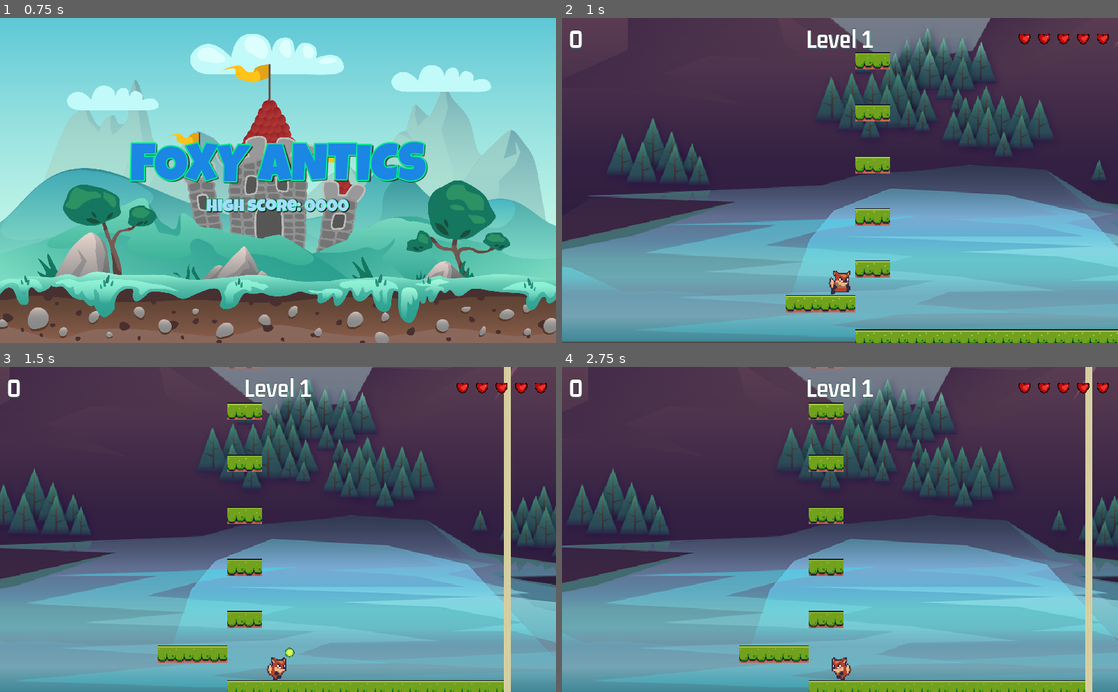
Above: before the commit, frames 1-4 (two rows, left to right).
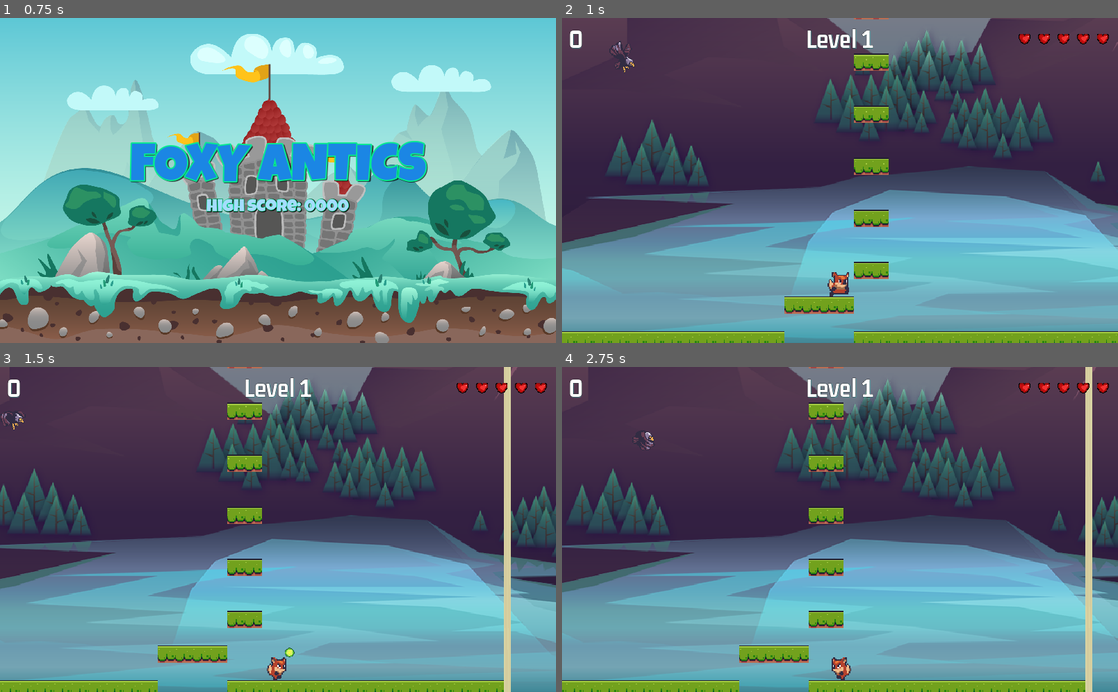
Above: after the commit, the same moments.

Repository: JerryHobby/Foxy-Antics
Game: Godot game, scene res://Scenes/Main/main.tscn
Same seed, same stepped clock (60 frames per second), same inputs: the game is played once before the commit and once after it.
Inputs:
- Up to frame 1 (0.75 s): tap Enter at 0.5 s; hold Right (right) from 0.53 s (still down); tap Alt (shoot) at 0.6 s
- Up to frame 2 (1 s): keep holding Right (right); tap Up (jump) at 0.77 s
- Up to frame 3 (1.5 s): keep holding Right (right); tap Alt (shoot) at 1.35 s
- Up to frame 4 (2.75 s): tap Up (jump) at 1.52 s; release Right (right) at 2.03 s; hold Left (left) from 2.03 s (still down); tap Alt (shoot) at 2.1 s

Frame 1 is identical in both runs. In frame 2, 7.7% of the frame differs, in the area x 0-100%, y 0-100%; in frame 3, 1.1%; in frame 4, 1.2%.

Commit message:
bug fix

Diff:
--- a/Scenes/Boss/boss.gd
+++ b/Scenes/Boss/boss.gd
@@ -7,7 +7,7 @@
 @onready var visual = $Visual
 
 @export var lives:int = 2
-@export var points:int = 5
+@export var points:int = ScoreManager.BOSS_POINTS
 
 var _invincible:bool = false
 
--- a/Scenes/Enemies/enemy_base.gd
+++ b/Scenes/Enemies/enemy_base.gd
@@ -4,7 +4,7 @@
 
 enum FACING { LEFT = -1, RIGHT = 1 }
 @export var default_facing = FACING.LEFT
-@export var points:int = 1
+@export var points:int = ScoreManager.ENEMY_POINTS
 @export var speed:float = 30.0
 
 
--- a/Scenes/FruitPickup/fruit_pickup.gd
+++ b/Scenes/FruitPickup/fruit_pickup.gd
@@ -10,7 +10,7 @@
 
 const GRAVITY:float = 200.0
 const JUMP:float = -100.0
-const POINTS:int = 2
+const POINTS:int = ScoreManager.FRUIT_POINTS
 
 var _start_y:float
 var _speed_y:float = JUMP
--- a/Scenes/Levels/level_1.tscn
+++ b/Scenes/Levels/level_1.tscn
@@ -1,8 +1,21 @@
-[gd_scene load_steps=2 format=3 uid="uid://bbiuewhxx5uyt"]
+[gd_scene load_steps=5 format=3 uid="uid://bbiuewhxx5uyt"]
 
 [ext_resource type="PackedScene" uid="uid://lvkc54a4e43x" path="res://Scenes/Levels/LevelBase/level_base.tscn" id="1_ehot3"]
+[ext_resource type="PackedScene" uid="uid://cf4lipd2l5ish" path="res://Scenes/Enemies/eagle.tscn" id="2_qaxhn"]
+[ext_resource type="PackedScene" uid="uid://yk0rh4gvc2d" path="res://Scenes/Enemies/frog.tscn" id="3_k5nuf"]
+[ext_resource type="PackedScene" uid="uid://cpi411ufjqtvm" path="res://Scenes/Enemies/snail.tscn" id="4_klfmw"]
 
 [node name="Level_1" instance=ExtResource("1_ehot3")]
 
 [node name="TileMap" parent="." index="1"]
-layer_0/tile_data = PackedInt32Array(-65538, 458752, 65536,  …(1241 unchanged characters)… -3211248, 458752, 0, -3211247, 458752, 0)
+layer_0/tile_data = PackedInt32Array(-65538, 458752, 65536,  …(1241 unchanged characters)… -3211248, 458752, 0, -3211247, 458752, 0, 65533, 458752, 0, 65532, 458752, 0, 65531, 458752, 0, 65530, 458752, 0, 65529, 458752, 0, 65528, 458752, 0, 65527, 458752, 0, 65526, 458752, 0, 65525, 458752, 0, 65524, 458752, 0, 65523, 458752, 0, 65522, 458752, 0, 65521, 458752, 0, 65520, 458752, 0, 65519, 458752, 0, 65518, 458752, 0, 65517, 458752, 0, 65516, 458752, 0, 65515, 458752, 0, 65514, 458752, 0, 65513, 458752, 0, 65512, 458752, 0, 65511, 458752, 0, 65510, 458752, 0, 65509, 458752, 0)
+
+[node name="Eagle" parent="." index="8" instance=ExtResource("2_qaxhn")]
+position = Vector2(-164, -267)
+
+[node name="Frog" parent="." index="9" instance=ExtResource("3_k5nuf")]
+position = Vector2(-376, -21)
+scale = Vector2(0.75, 0.75)
+
+[node name="Snail" parent="." index="10" instance=ExtResource("4_klfmw")]
+position = Vector2(-287, -31)
--- a/Scenes/PlayerCam/player_cam.gd
+++ b/Scenes/PlayerCam/player_cam.gd
@@ -27,7 +27,8 @@
 
 
 func on_player_hit(_lives:int) -> void:
-	shake()
+	if _lives < GameManager.TOTAL_LIVES:
+		shake()
 
 
 func reset_camera() -> void:
--- a/Scenes/ScrollingBG/scrolling_bg.gd
+++ b/Scenes/ScrollingBG/scrolling_bg.gd
@@ -48,7 +48,6 @@
 
 # Called when the node enters the scene tree for the first time.
 func _ready():
-	print("Level: ", level_number)
 	add_backgrounds()
 
 
--- a/Singletons/GameManager.gd
+++ b/Singletons/GameManager.gd
@@ -41,4 +41,5 @@
 func set_next_level():
 	_current_level += 1
 	if _current_level > TOTAL_LEVELS:
+		_current_level = 1
 		SignalManager.on_game_over.emit()
--- a/Singletons/ScoreManager.gd
+++ b/Singletons/ScoreManager.gd
@@ -2,10 +2,15 @@
 
 
 var _score:int = 0
+const LEVEL_COMPLETE_POINTS = 100
+const ENEMY_POINTS = 10
+const BOSS_POINTS = 50
+const FRUIT_POINTS = 5
 
 # Called when the node enters the scene tree for the first time.
 func _ready():
 	SignalManager.on_boss_killed.connect(on_boss_killed)
+	SignalManager.on_enemy_hit.connect(on_enemy_hit)
 	SignalManager.on_level_complete.connect(on_level_complete)
 	SignalManager.on_pickup_hit.connect(on_pickup_hit)
 
@@ -18,9 +23,11 @@
 func on_boss_killed(points) -> void:
 	_score += points
 
+func on_enemy_hit(points, _p) -> void:
+	_score += points
 
 func on_level_complete() -> void:
-	_score += 100
+	_score += LEVEL_COMPLETE_POINTS
 
 
 func on_pickup_hit(points) -> void:
